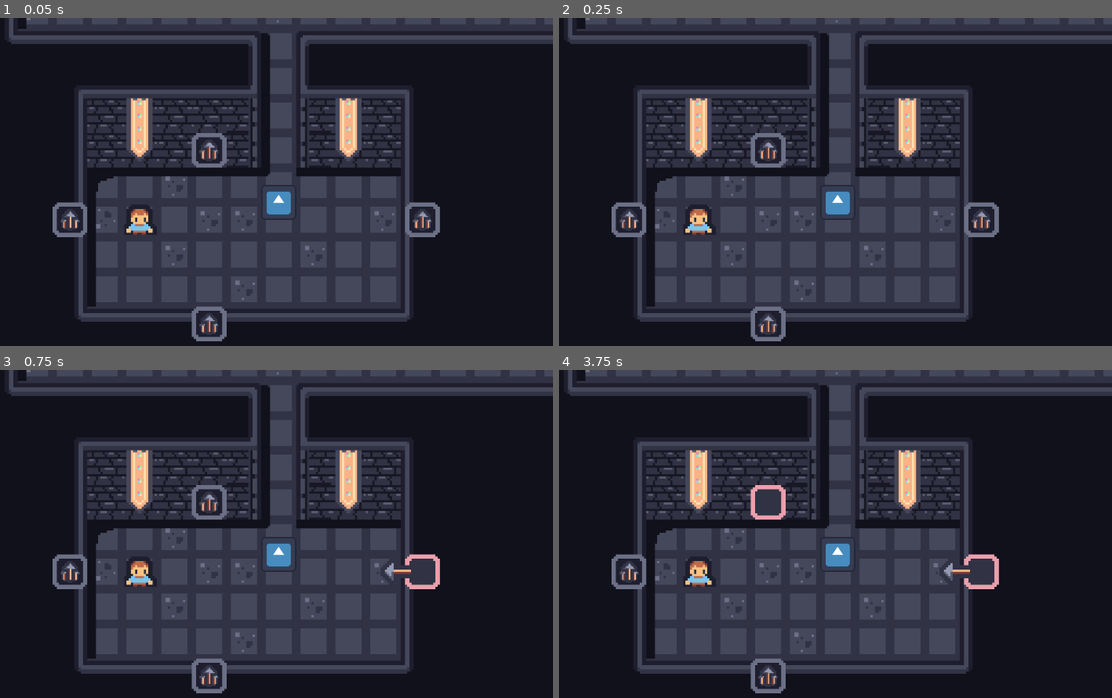
Above: before the commit, frames 1-4 (two rows, left to right).
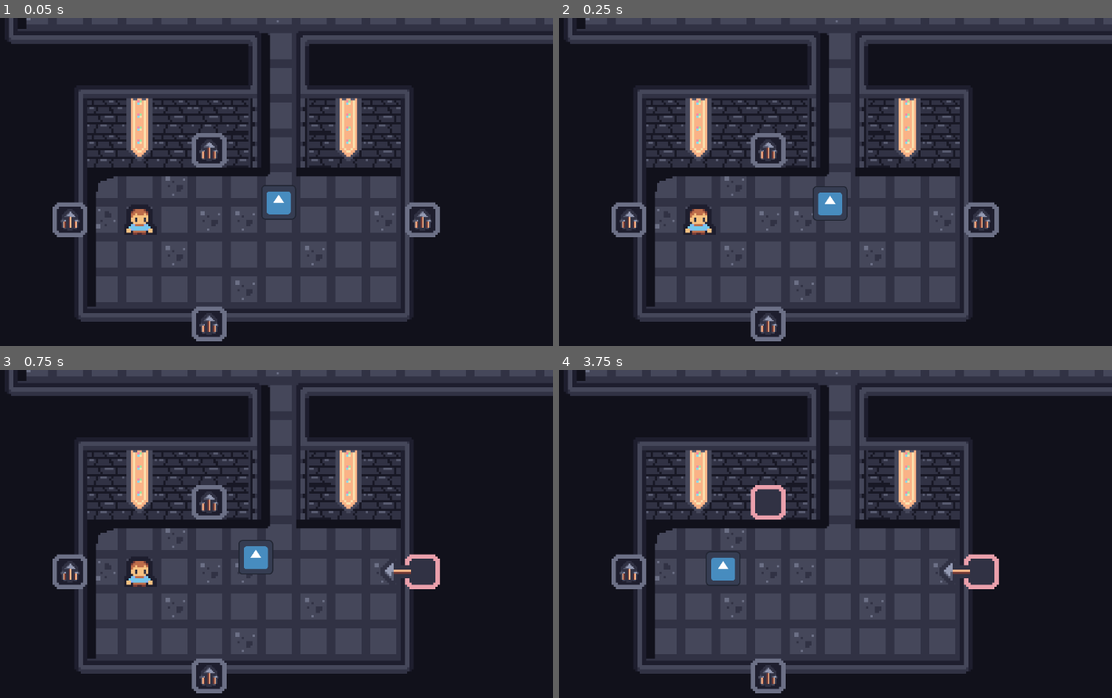
Above: after the commit, the same moments.

Repository: DoubleDotStudios/Shadowkeep
Game: Godot game, scene res://Places/test.tscn
Two runs of this game, one before a commit and one after it. Both use one fixed random seed, a clock stepped at 60 frames per second and the inputs below. This scene is started directly instead of the project's main scene. The engine's default icon, where the game draws it, is replaced by a stand-in: a white triangle on a blue panel in a dark square.
Inputs (mouse positions are in pixels of both pictures, inside the frame that each line leads up to):
- Up to frame 1 (0.05 s): no input
- Up to frame 2 (0.25 s): no input
- Up to frame 3 (0.75 s): click (420, 573) at 0.5 s
- Up to frame 4 (3.75 s): click (630, 573) at 1.25 s; click (769, 675) at 2 s; click (769, 501) at 2.75 s; click (979, 573) at 3.5 s

Frame 1 is identical in both runs. In frame 2, 0.3% of the frame differs, in the area x 45-53%, y 50-62%; in frame 3, 0.7%; in frame 4, 1.0%, in the area x 22-53%, y 50-67%.

Commit message:
Worked on the wizard boss.

Diff:
--- a/Entities/Wizard.gd
+++ b/Entities/Wizard.gd
@@ -6,40 +6,47 @@
 
 func _ready() -> void:
 	nav.target_position = adventurer.global_position
-	self.state = State.Chase
 
-#func _physics_process(delta: float) -> void:
-	#if self.state == State.Defeat:
-		#queue_free()
-	#
-	#if self.state == State.Chase:
-		#coll.set_deferred("disabled", false)
-		#
-		#var currPos: Vector2 = global_position
-		#var nextPos: Vector2 = nav.get_next_path_position()
-		#
-		#nav.target_position = adventurer.global_position
-		#
-		#velocity = currPos.direction_to(nextPos) * speed * delta
-		#
-		#move_and_slide()
-	#elif self.state == State.Wait:
-		#coll.set_deferred("disabled", true)
-		#nav.target_position = Vector2.ZERO
-	#elif self.state == State.Hit:
-		#if nav.target_reached:
-			#self.state = State.Chase
-		#
-		#coll.set_deferred("disabled", true)
-		#$DamageComponent/AreaShape.set_deferred("disabled", true)
-		#runAway()
-		#
-		#var currPos: Vector2 = global_position
-		#var nextPos: Vector2 = nav.get_next_path_position()
-		#
-		#velocity = currPos.direction_to(nextPos) * speed * delta
-		#
-		#move_and_slide()
+func _physics_process(delta: float) -> void:
+	if self.state == State.Prepare:
+		var t = Timer.new()
+		add_child(t)
+		t.start(0.1)
+		await t.timeout
+		t.queue_free()
+		self.state = State.Chase
+
+	if self.state == State.Defeat:
+		queue_free()
+
+	elif self.state == State.Wait:
+		coll.set_deferred("disabled", true)
+		nav.target_position = Vector2.ZERO
+	elif self.state == State.Hit:
+		if nav.target_reached:
+			self.state = State.Chase
+
+		coll.set_deferred("disabled", true)
+		$DamageComponent/AreaShape.set_deferred("disabled", true)
+		runAway()
+
+		var currPos: Vector2 = global_position
+		var nextPos: Vector2 = nav.get_next_path_position()
+
+		velocity = currPos.direction_to(nextPos) * speed * delta
+
+		move_and_slide()
+	elif self.state == State.Chase:
+		coll.set_deferred("disabled", false)
+
+		var currPos: Vector2 = global_position
+		var nextPos: Vector2 = nav.get_next_path_position()
+
+		nav.target_position = adventurer.global_position
+
+		velocity = currPos.direction_to(nextPos) * speed * delta
+
+		move_and_slide()
 
 func _on_damage_component_attacked() -> void:
 	self.state = State.Hit
